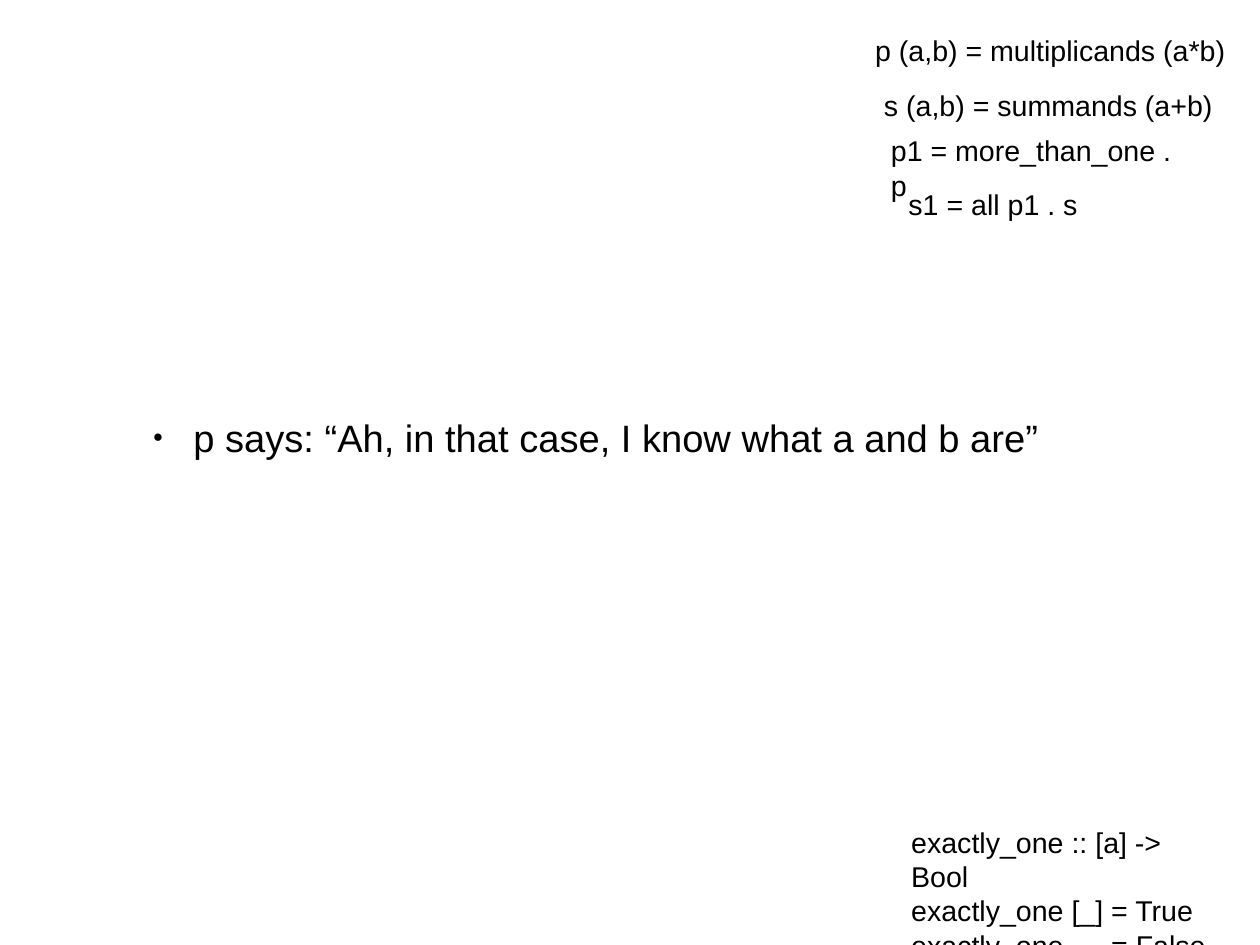
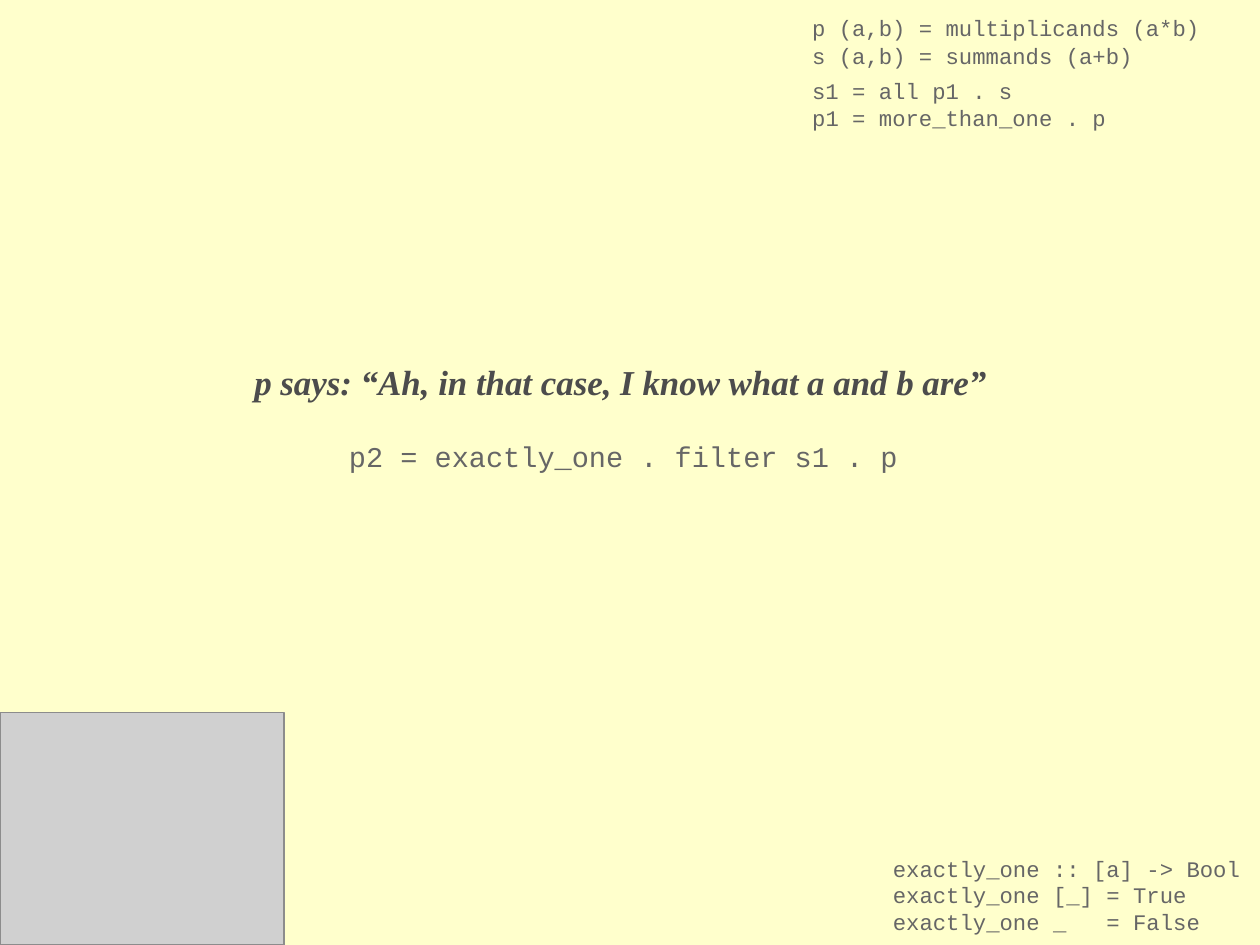
Before and after one commit to TristanAllwood/apbs_puzzle, a slide deck: slide 5 of london_hug.odp. Drawn at 1260x945 pixels with LibreOffice and Linux fonts; fonts in the diff are those of the drawing; grey boxes stand for pictures. Boxes give left, top, right and bottom in pixels: in the first picture for what was removed or moved away, otherwise in the second. Text is boxed around its words. In the diff, an @@ line names an element or a change of style, - is before the commit and + after.

```diff
--- a/london_hug.odp
+++ b/london_hug.odp
@@ background #FFFFFF to #FFFFCC @@
@@ text "p (a,b) = multiplicands (a*b)" moved from (x1=875, y1=40, x2=1225, y2=66) to (x1=812, y1=20, x2=1199, y2=41) @@
@@ text "s (a,b) = summands (a+b)" moved from (x1=884, y1=95, x2=1212, y2=122) to (x1=812, y1=48, x2=1133, y2=69) @@
@@ size 18 to 14 pt, font Arial to Courier New, text colour #000000 to #666666 in 5 elements at (x1=893, y1=861, x2=1240, y2=935), (x1=812, y1=20, x2=1199, y2=41), (x1=812, y1=48, x2=1133, y2=69), (x1=812, y1=110, x2=1105, y2=131), (x1=812, y1=83, x2=1012, y2=104) @@
@@ text "s1 = all p1 . ..." moved from (x1=908, y1=194, x2=1077, y2=221) to (x1=812, y1=83, x2=1012, y2=104) @@
@@ text "p1 = more_than_one . p" moved from (x1=891, y1=140, x2=1155, y2=201) to (x1=812, y1=110, x2=1105, y2=131) @@
@@ text "p says: “Ah, in that ..." moved from (x1=193, y1=424, x2=1038, y2=460) to (x1=254, y1=370, x2=986, y2=402) @@
@@ text "p says: “Ah, in that ..." at (x1=254, y1=370, x2=986, y2=402): size 24 to 22 pt, font Arial to Times New Roman, text colour #000000 to #4C4C4C, bold on, italic on; bullet ● to none; less space between paragraphs @@
@@ text added at (x1=349, y1=447, x2=897, y2=473), 18 pt, text #666666 @@
+p2 = exactly_one . filter s1 . p
@@ picture added at (x1=0, y1=712, x2=284, y2=944) @@
@@ text "exactly_one :: [a] -> Bool" moved from (x1=911, y1=832, x2=1193, y2=927) to (x1=893, y1=861, x2=1240, y2=935) @@
```
Also in this commit, not shown: 8 other slides changed, 5 slides added, 5 slides removed.
